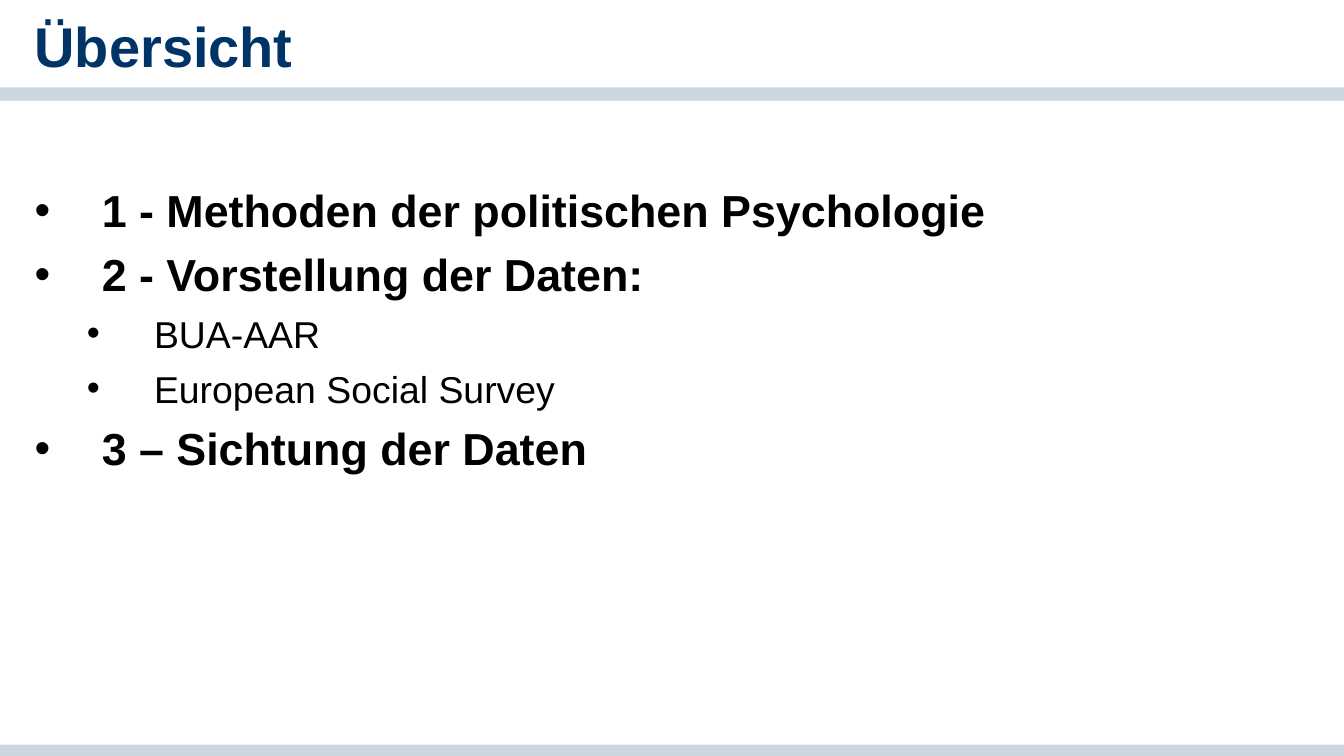
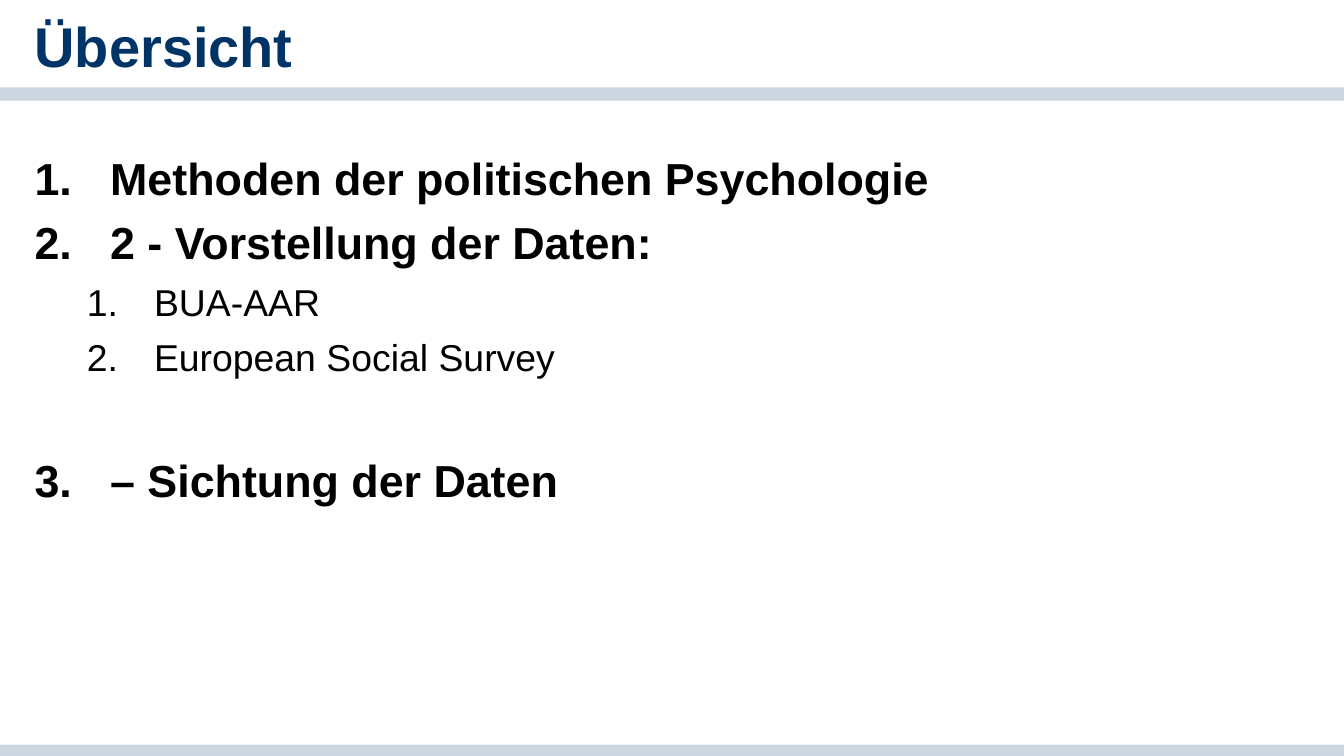
Before and after one commit to cgnguyen/class_political_psychology, a slide deck: slide 2 of 2_Slides_Literature/2_Basics of Political Psychology/2-Methoden und Theorien der politischen Psychologie.pptx. Drawn at 1344x756 pixels with LibreOffice and Linux fonts; fonts in the diff are those of the drawing; background and template pictures are left out. Boxes give left, top, right and bottom in pixels: in the first picture for what was removed or moved away, otherwise in the second. Text is boxed around its words. In the diff, an @@ line names an element or a change of style, - is before the commit and + after.

```diff
--- a/2_Slides_Literature/2_Basics of Political Psychology/2-Methoden und Theorien der politischen Psychologie.pptx
+++ b/2_Slides_Literature/2_Basics of Political Psychology/2-Methoden und Theorien der politischen Psychologie.pptx
@@ text at bbox=[110, 162, 929, 204]: text changed @@
-• 1 - Methoden der politischen Psychologie
+1. Methoden der politischen Psychologie
@@ text at bbox=[35, 226, 651, 378]: bullet • to 1. @@
@@ text at bbox=[147, 464, 558, 506]: text changed @@
-• 3 – Sichtung der Daten
+3. – Sichtung der Daten
```
Also in this commit, not shown: 1 other slide changed, 2 other files.
